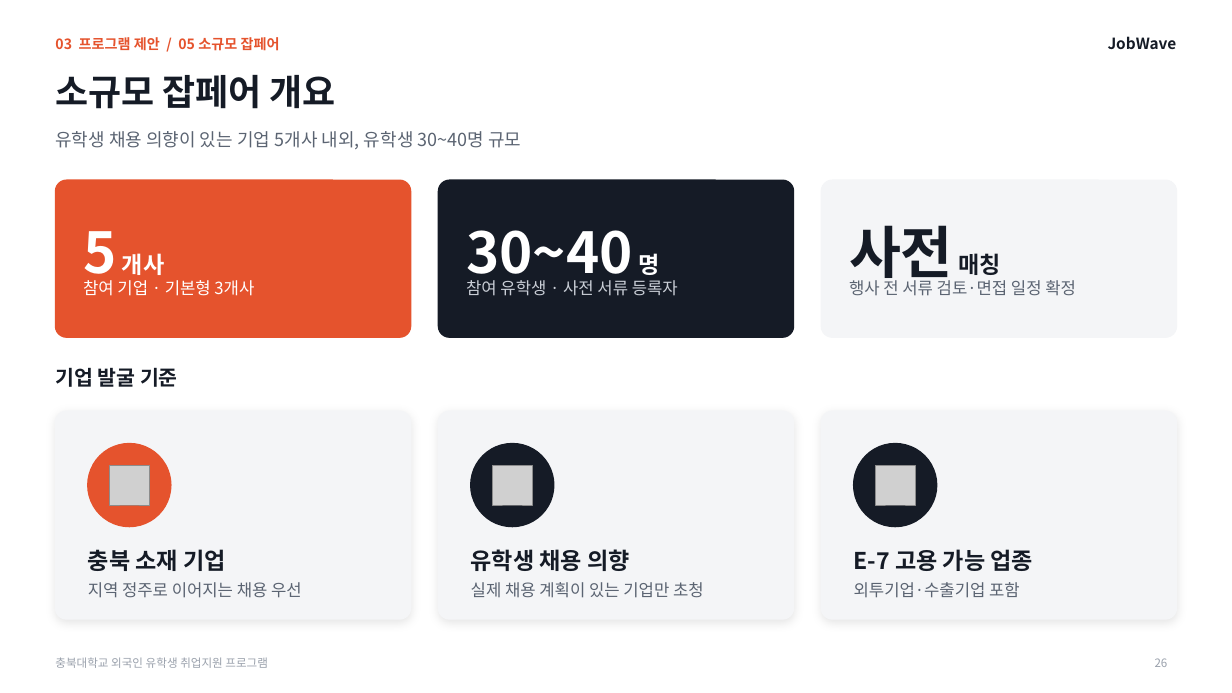
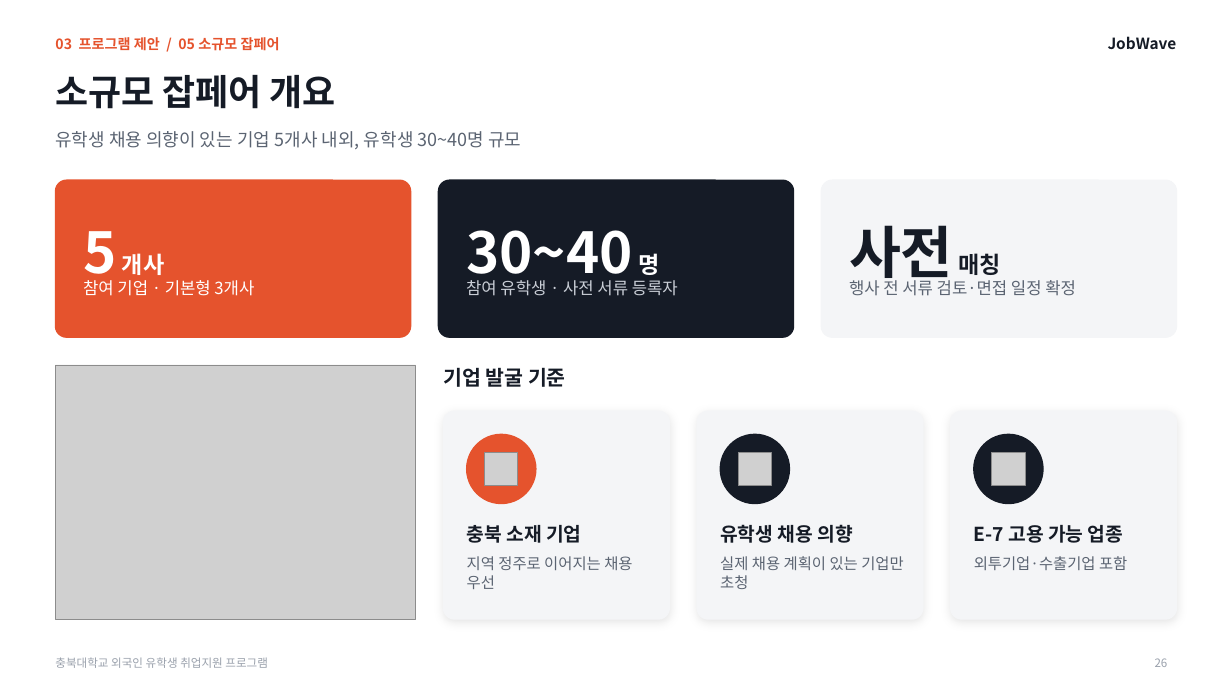
Before and after one commit to job-wave/Codex, a slide deck: slide 26 of output/jobwave-cbnu-proposal/JobWave_proposal_visual.pptx. Drawn at 1232x693 pixels with LibreOffice and Linux fonts; fonts in the diff are those of the drawing; grey boxes stand for pictures. Boxes give left, top, right and bottom in pixels: in the first picture for what was removed or moved away, otherwise in the second. Text is boxed around its words. In the diff, an @@ line names an element or a change of style, - is before the commit and + after.

```diff
--- a/output/jobwave-cbnu-proposal/JobWave_proposal_visual.pptx
+++ b/output/jobwave-cbnu-proposal/JobWave_proposal_visual.pptx
@@ picture added at <box>55,365,416,619</box> @@
@@ text "기업 발굴 기준": place and size @@
-text "기업 발굴 기준" at <box>55,367,178,387</box>
+text "기업 발굴 기준" at <box>443,367,566,387</box>
@@ rounded rectangle removed at <box>55,411,410,619</box> @@
@@ rounded rectangle: place and size @@
-rounded rectangle at <box>438,411,793,619</box>
+rounded rectangle at <box>444,411,669,619</box>
@@ rounded rectangle added at <box>697,411,922,619</box>, fill #F4F5F7, outline #F4F5F7 1 pt @@
@@ rounded rectangle: place and size @@
-rounded rectangle at <box>822,411,1177,619</box>
+rounded rectangle at <box>951,411,1177,619</box>
@@ ellipse removed at <box>88,444,171,527</box> @@
@@ ellipse: place and size @@
-ellipse at <box>470,444,554,527</box>
+ellipse at <box>467,434,536,504</box>
@@ ellipse at <box>467,434,536,504</box>: fill #151B26 to #E5532D; outline #151B26 1 pt to #E5532D 1 pt @@
@@ ellipse added at <box>720,434,789,504</box>, fill #151B26, outline #151B26 1 pt @@
@@ ellipse: place and size @@
-ellipse at <box>854,444,937,527</box>
+ellipse at <box>974,434,1043,504</box>
@@ picture: place and size @@
-picture at <box>109,465,149,505</box>
+picture at <box>485,452,518,485</box>
@@ picture: place and size @@
-picture at <box>493,465,532,505</box>
+picture at <box>738,452,772,485</box>
@@ picture: place and size @@
-picture at <box>875,465,915,505</box>
+picture at <box>992,452,1025,485</box>
@@ size 18 to 15 pt in 3 elements at <box>974,525,1123,543</box>, <box>720,524,852,543</box>, <box>467,525,581,543</box> @@
@@ text "충북 소재 기업": place and size @@
-text "충북 소재 기업" at <box>88,549,226,571</box>
+text "충북 소재 기업" at <box>467,525,581,543</box>
@@ text "유학생 채용 의향": place and size @@
-text "유학생 채용 의향" at <box>471,549,630,571</box>
+text "유학생 채용 의향" at <box>720,524,852,543</box>
@@ text "E-7 고용 가능 업종": place and size @@
-text "E-7 고용 가능 업종" at <box>854,549,1034,571</box>
+text "E-7 고용 가능 업종" at <box>974,525,1123,543</box>
@@ size 13 to 12 pt in 3 elements at <box>974,556,1127,570</box>, <box>720,556,903,589</box>, <box>467,556,632,589</box> @@
@@ text "지역 정주로 이어지는 채용 우선": place and size @@
-text "지역 정주로 이어지는 채용 우선" at <box>88,582,302,598</box>
+text "지역 정주로 이어지는 채용 우선" at <box>467,556,632,589</box>
@@ text "실제 채용 계획이 있는 기업만 ...": place and size @@
-text "실제 채용 계획이 있는 기업만 ..." at <box>471,582,704,598</box>
+text "실제 채용 계획이 있는 기업만 ..." at <box>720,556,903,589</box>
@@ text "외투기업·수출기업 포함": place and size @@
-text "외투기업·수출기업 포함" at <box>854,582,1020,598</box>
+text "외투기업·수출기업 포함" at <box>974,556,1127,570</box>
```
Also in this commit, not shown: 8 other slides changed, 10 other files.
